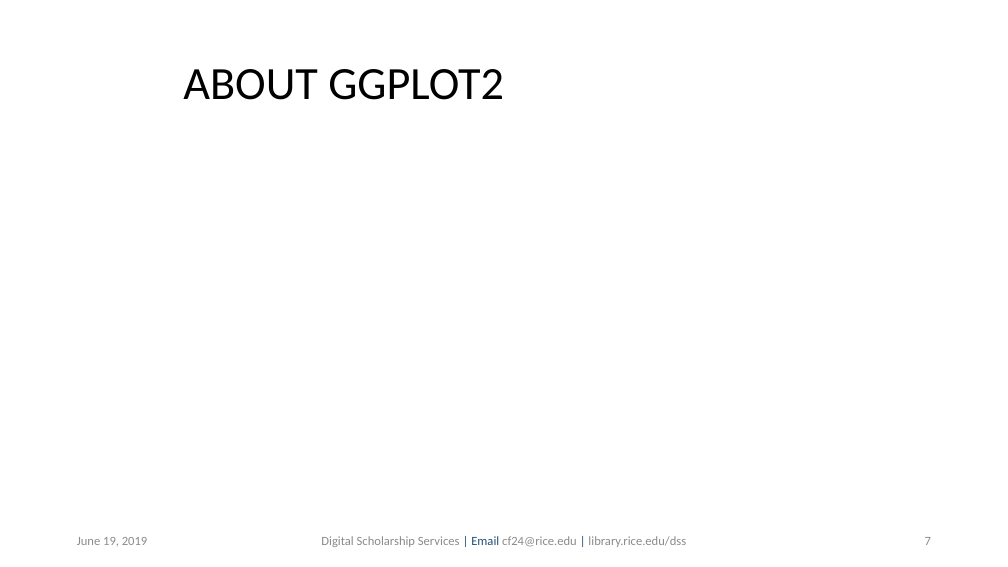
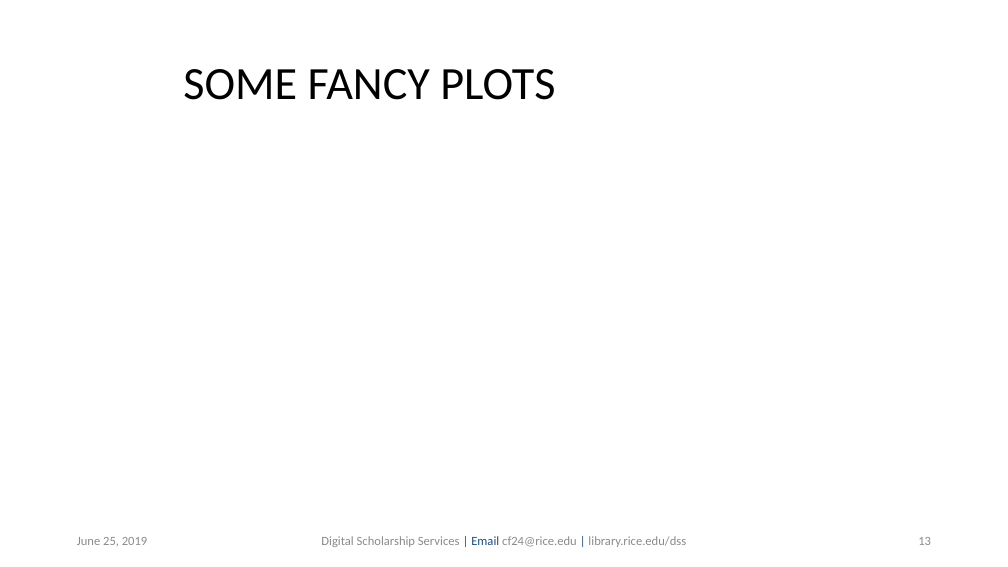
Before and after one commit to bakitybacon/rice-data-and-donuts, a slide deck: slide 13 of Rviz/R Visualization and Data Manipulation.pptx (slide 7 before the commit). Drawn at 1008x567 pixels with LibreOffice and Linux fonts; fonts in the diff are those of the drawing; background and template pictures are left out. Boxes give left, top, right and bottom in pixels: in the first picture for what was removed or moved away, otherwise in the second. Text is boxed around its words. In the diff, an @@ line names an element or a change of style, - is before the commit and + after.

```diff
--- a/Rviz/R Visualization and Data Manipulation.pptx
+++ b/Rviz/R Visualization and Data Manipulation.pptx
@@ title at <box>183,69,555,100</box>: text changed @@
-ABOUT GGPLOT2
+SOME FANCY PLOTS
@@ text at <box>77,537,148,546</box>: text changed @@
-June 19, 2019
+June 25, 2019
@@ page number at <box>918,537,931,545</box>: text changed @@
-7
+13
```
Also in this commit, not shown: 6 other slides changed, 6 slides added, 1 other file.
